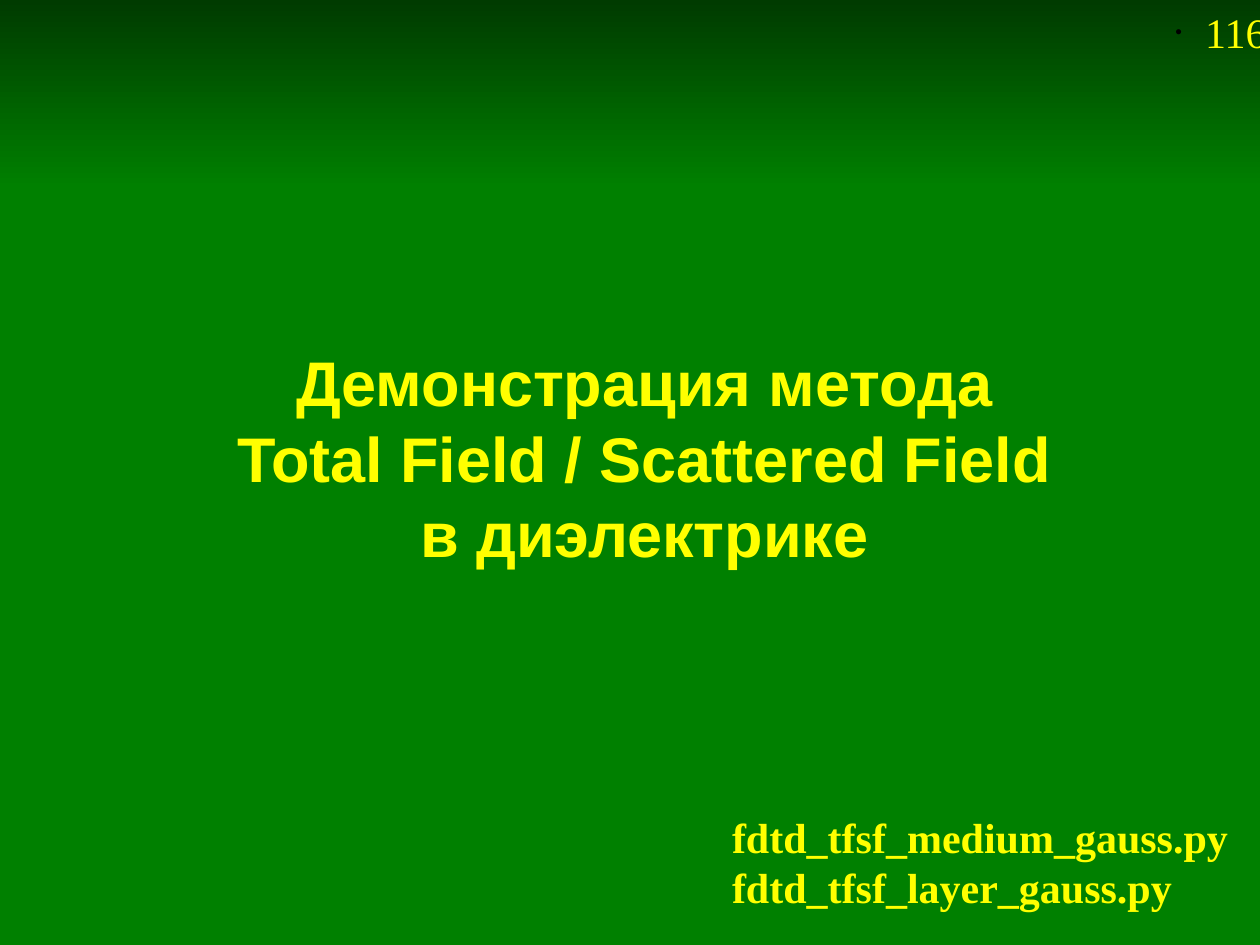
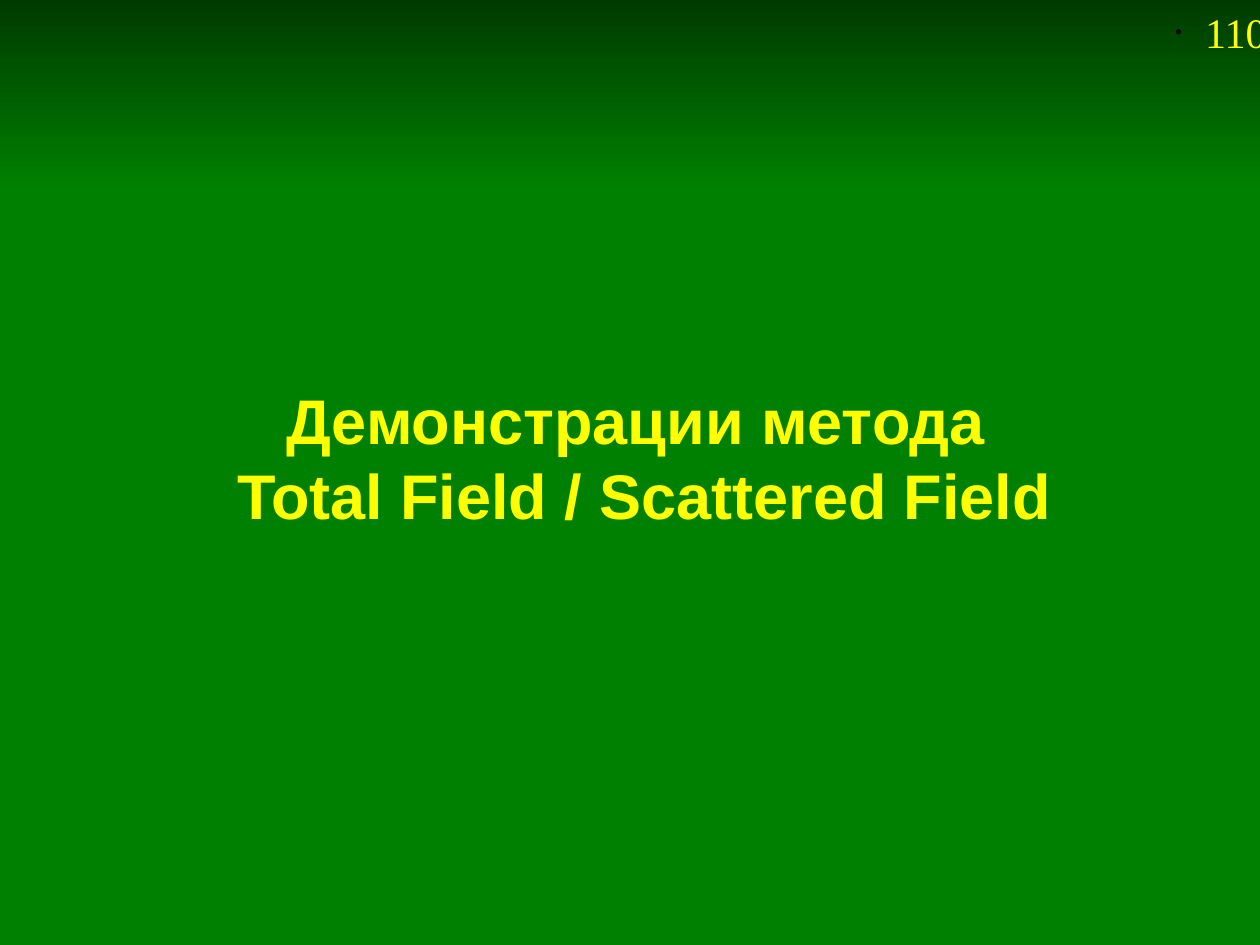
Before and after one commit to andris0147sv/modelling, a slide deck: slide 110 of presentations/2. FDTD.odp (slide 116 before the commit). Drawn at 1260x945 pixels with LibreOffice and Linux fonts; fonts in the diff are those of the drawing. Boxes give left, top, right and bottom in pixels: in the first picture for what was removed or moved away, otherwise in the second. Text is boxed around its words. In the diff, an @@ line names an element or a change of style, - is before the commit and + after.

```diff
--- a/presentations/2. FDTD.odp
+++ b/presentations/2. FDTD.odp
@@ page number at (1205,20,1260,49): text changed @@
-• 116
+• 110
@@ title at (237,400,1051,520): text changed @@
-Демонстрация метода
-Total Field / Scattered Field
-в диэлектрике
+Демонстрации метода
+Total Field / Scattered Field
@@ text removed at (732,823,1228,912) @@
-fdtd_tfsf_medium_gauss.py
-fdtd_tfsf_layer_gauss.py
```
Also in this commit, not shown: 3 other slides changed, 5 slides added, 3 slides removed, 11 other files.
